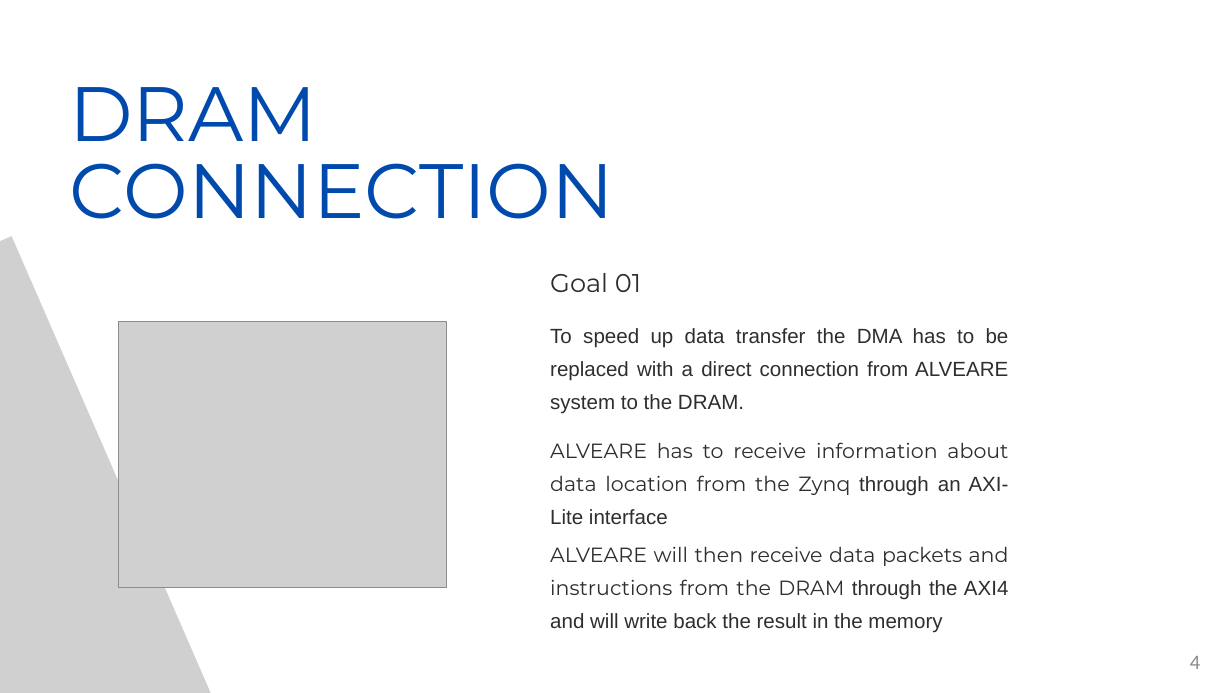
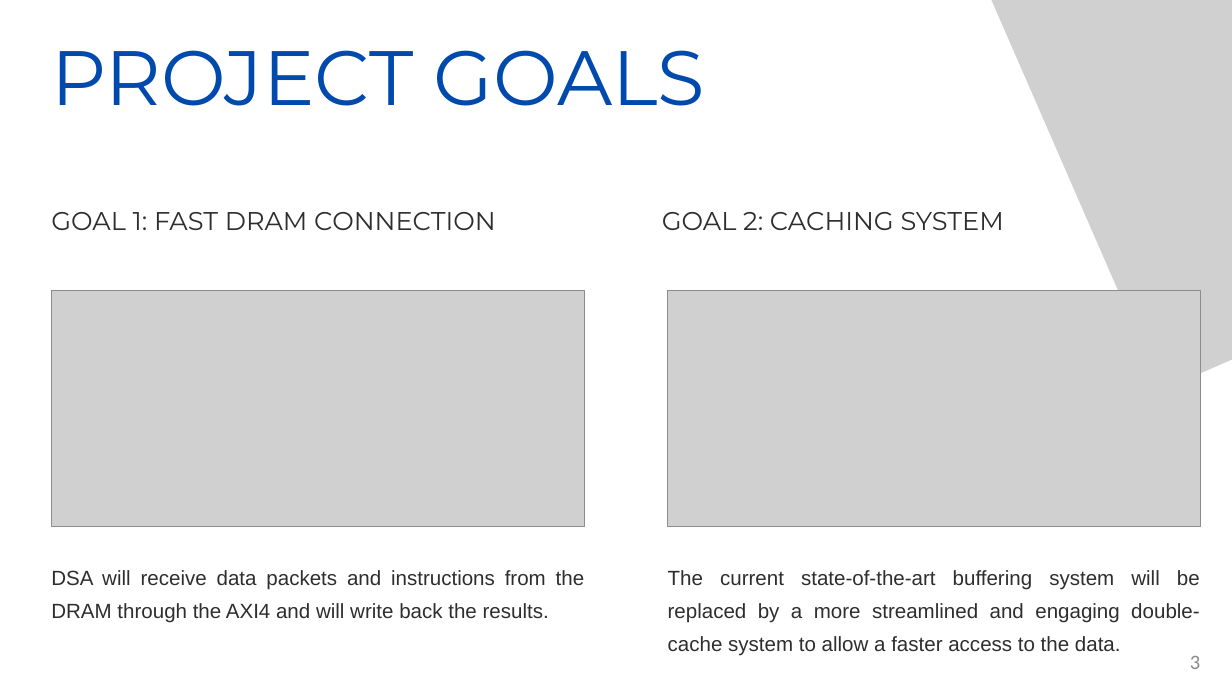
Before and after one commit to Marcolbr2001/ACA_PROJECT, a slide deck: slide 3 of ASH_ACA_PWP.pptx (slide 4 before the commit). Drawn at 1232x693 pixels with LibreOffice and Linux fonts; fonts in the diff are those of the drawing; grey boxes stand for pictures. Boxes give left, top, right and bottom in pixels: in the first picture for what was removed or moved away, otherwise in the second. Text is boxed around its words. In the diff, an @@ line names an element or a change of style, - is before the commit and + after.

```diff
--- a/ASH_ACA_PWP.pptx
+++ b/ASH_ACA_PWP.pptx
@@ picture: place and size @@
-picture at (0,236,229,693)
+picture at (945,0,1232,390)
@@ text added at (51,50,705,106), 90 pt, text #004AAD @@
+PROJECT GOALS
@@ text removed at (69,87,614,219) @@
-DRAM CONNECTION
@@ text at (51,212,495,230): text changed @@
-Goal 01
+GOAL 1: FAST DRAM CONNECTION
@@ text added at (662,212,1004,230), 30 pt, text #2E2E2E @@
+GOAL 2: CACHING SYSTEM
@@ picture added at (51,291,584,526) @@
@@ picture added at (668,291,1200,526) @@
@@ picture removed at (118,322,447,587) @@
@@ text removed at (550,328,1009,414) @@
-To speed up data transfer the DMA has to be replaced with a direct connection from ALVEARE system to the DRAM.
@@ text removed at (550,442,1009,524) @@
-ALVEARE has to receive information about data location from the Zynq through an AXI-Lite interface
@@ text at (51,570,585,623): text changed; font Montserrat to Arial @@
-ALVEARE will then receive data packets and instructions from the DRAM through the AXI4 and will write back the result in the memory
+DSA will receive data packets and instructions from the DRAM through the AXI4 and will write back the results.
@@ text added at (668,570,1200,656), 24 pt, text #2E2E2E @@
+The current state-of-the-art buffering system will be replaced by a more streamlined and engaging double-cache system to allow a faster access to the data.
@@ page number at (1190,656,1200,669): text changed @@
-4
+3
```
Also in this commit, not shown: 12 other slides changed, 2 slides added, 16 slides removed.
